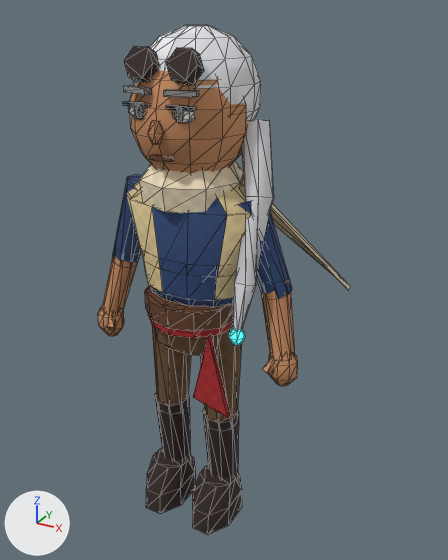
An edit to the glTF model assets/models/production/SK_Lyra_HQ.glb, drawn before and after from the same camera.
Before and after are seen from a 50 mm lens placed at (1.077, -1.911, 1.876), pointed at (0.019, 0.012, 0.914). Every picture has the same lights, and +X, +Y and +Z are marked at lower left. The picture after the commit comes second. Mesh edges are drawn as thin lines. Vertices at exactly the same position are counted once.

Objects in the first picture: 'SK_Lyra_HQ'.
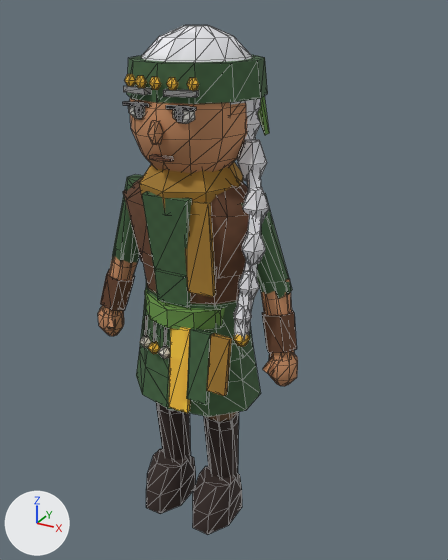
The newer file is also turned or shifted as a whole; pictures and numbers use the older file's frame.

Changed parts and their boxes (x1, y1, x2, y2) in the pictures (448 x 560 px):
'SK_Lyra_HQ', reshaped (21% narrower)
    before: (98, 25, 350, 534)
    after: (98, 25, 298, 534)
part 1 of me_sk_lyra_hq_mesh, added (mostly hidden)
    after: (247, 109, 261, 136)
part 2 of me_sk_lyra_hq_mesh, added
    after: (241, 232, 266, 265)
part 3 of me_sk_lyra_hq_mesh, added
    after: (238, 271, 259, 300)
part 4 of me_sk_lyra_hq_mesh, added
    after: (234, 305, 252, 326)
part 5 of me_sk_lyra_hq_mesh, added (green)
    after: (127, 55, 268, 104)
part 6 of me_sk_lyra_hq_mesh, added (green)
    after: (142, 282, 253, 361)
part 7 of me_sk_lyra_hq_mesh, rebuilt (33% narrower)
    before: (233, 119, 274, 330)
    after: (234, 133, 261, 340)
part 8 of me_sk_lyra_hq_mesh, deleted
    before: (242, 176, 350, 290)
part 9 of me_sk_lyra_hq_mesh, deleted (red)
    before: (193, 334, 230, 418)
part 10 of me_sk_lyra_hq_mesh, built on
    before: (124, 46, 246, 345)
    after: (100, 74, 297, 417)
part 11 of me_sk_lyra_hq_mesh, surface changed
    before: (112, 64, 292, 331)
    after: (112, 140, 292, 330)

The change, as a diff of the scene's bpy script:
```diff
--- a/assets/models/production/SK_Lyra_HQ.glb.py
+++ b/assets/models/production/SK_Lyra_HQ.glb.py
@@ me_sk_lyra_hq_mesh @@
 # used by ob_sk_lyra_hq; location = (0.0, 0.0, 0.0)
-me_sk_lyra_hq_mesh.from_pydata(...)  # 962 vertices, 1748 faces; spans x -0.42..0.42, y -0.4..0.4, z 0.0..1.82
+me_sk_lyra_hq_mesh.from_pydata(...)  # 1294 vertices, 2316 faces; spans x -0.42..0.42, y -0.4..0.14, z 0.0..1.82
+# me_sk_lyra_hq_mesh part 1: the loose piece of 18 vertices spanning x -0.03..0.03, y -0.4..-0.34, z 1.5..1.57 is copied, and the copy is scaled about its middle by (2.23, 1.93, 2.06), then moved by (0.16, 0.26, 0.01); it spans x 0.1..0.22, y -0.16..-0.06, z 1.47..1.61
+# me_sk_lyra_hq_mesh part 2: the loose piece of 18 vertices spanning x 0.21..0.27, y -0.33..-0.27, z 0.85..0.91 is copied, and the copy is scaled about its middle by (1.34, 1.34, 1.81), then moved by (0.03, 0.05, 0.3); it spans x 0.23..0.31, y -0.29..-0.21, z 1.13..1.23
+# me_sk_lyra_hq_mesh part 3: the loose piece of 18 vertices spanning x 0.21..0.27, y -0.33..-0.27, z 0.85..0.91 is copied, and the copy is scaled about its middle by (1.19, 1.19, 1.6), then moved by (0.03, 0.02, 0.18); it spans x 0.23..0.31, y -0.31..-0.25, z 1.02..1.1
+# me_sk_lyra_hq_mesh part 4: the loose piece of 18 vertices spanning x 0.21..0.27, y -0.33..-0.27, z 0.85..0.91 is copied, and the copy is moved by (0.02, 0.0, 0.08); it spans x 0.23..0.29, y -0.33..-0.27, z 0.92..1.0
+# me_sk_lyra_hq_mesh part 5: a new loose piece, a 12-sided cut cone along z (radius 0.23 at the low end, 0.21 at the high end) spanning x -0.23..0.23, y -0.36..0.1, z 1.62..1.73, in mat_m_palette_hq
+# me_sk_lyra_hq_mesh part 6: a new loose piece, a 12-sided cut cone along z (radius 0.23 by 0.16 at the low end, 0.19 by 0.14 at the high end) spanning x -0.22..0.22, y -0.33..-0.01, z 0.74..0.96, in mat_m_palette_hq
+# me_sk_lyra_hq_mesh part 7: the loose piece of 24 vertices spanning x 0.14..0.3, y -0.31..-0.06, z 0.9..1.56 is rebuilt with 28 vertices and now spans x 0.14..0.29, y -0.32..-0.09, z 0.88..1.55
+# me_sk_lyra_hq_mesh part 8: the loose piece of 8 vertices spanning x -0.04..0.42, y -0.02..0.4, z 0.83..1.37 is deleted
+# me_sk_lyra_hq_mesh part 9: the loose piece of 6 vertices spanning x 0.08..0.22, y -0.33..-0.3, z 0.56..0.86 is deleted
+# me_sk_lyra_hq_mesh part 10: 88 vertices moved from x -0.26..0.26, y -0.36..0.01, z 0.88..1.77 to x -0.27..0.3, y -0.37..0.01, z 0.88..1.69; 54 vertices removed from x -0.17..0.27, y -0.35..0.0, z 0.84..1.77; 288 vertices added at x -0.41..0.41, y -0.38..0.14, z 0.54..1.69
+# me_sk_lyra_hq_mesh part 11: 378 kept faces spanning x -0.37..0.37, y -0.37..0.01, z 0.87..1.69 get new texture (UV) coordinates
+# other edits to the shape of me_sk_lyra_hq_mesh do not show in these pictures
 me_sk_lyra_hq_mesh.materials.append(mat_m_palette_hq)
```
